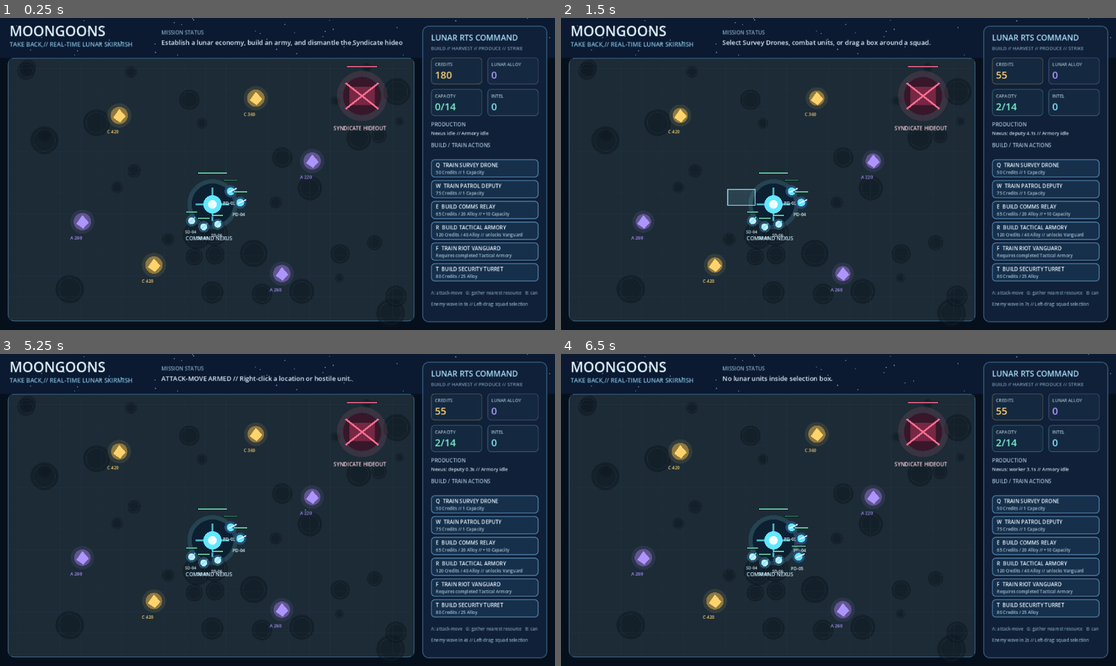
Above: before the commit, frames 1-4 (two rows, left to right).
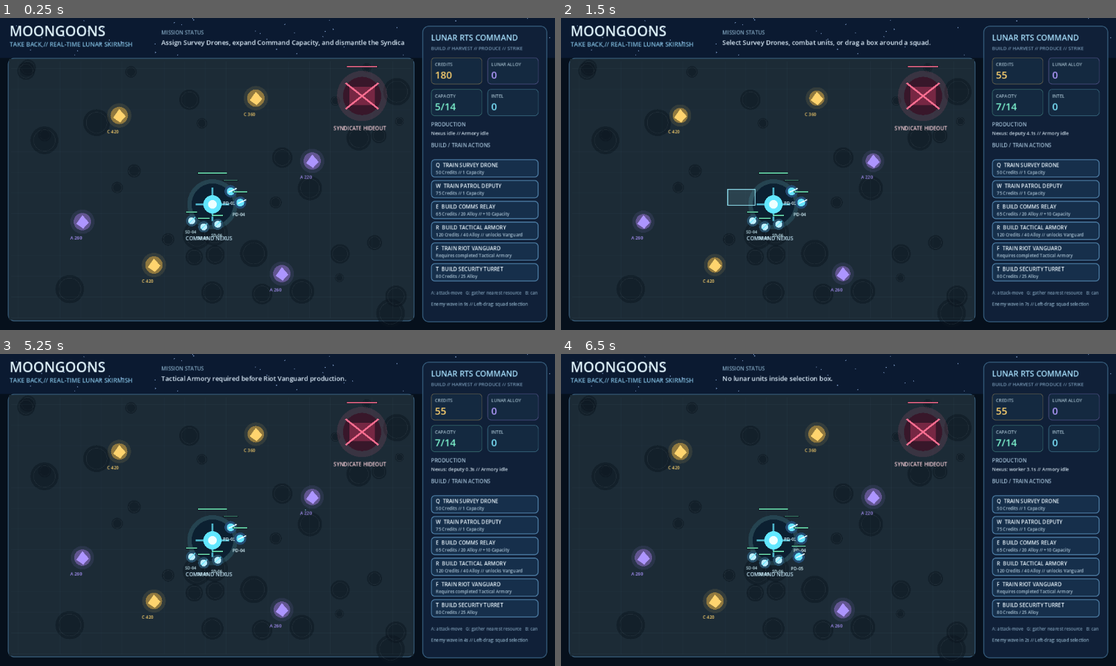
Above: after the commit, the same moments.

Repository: POTD725/MoonGoons-Take-Back
Game: Godot game, scene res://scenes/Main.tscn
Two runs of this game, one before a commit and one after it. Both use one fixed random seed, a clock stepped at 60 frames per second and the inputs below.
Inputs (mouse positions are in pixels of both pictures, inside the frame that each line leads up to):
- Up to frame 1 (0.25 s): no input
- Up to frame 2 (1.5 s): tap Enter at 0.5 s; move the mouse to (960, 158) at 0.52 s; hold W 0.53-1.25 s; tap Q at 0.6 s; click (960, 158) at 0.67 s; tap Space at 1.25 s; drag from (727, 189) to (810, 236) at 1.27 s
- Up to frame 3 (5.25 s): move the mouse to (333, 441) at 2.02 s; hold W 2.03-2.75 s; tap R at 2.1 s; tap Enter at 2.75, 4.25 s; drag from (249, 572) to (111, 463) at 2.77 s; tap Space at 3.5 s; move the mouse to (444, 556) at 3.52 s; hold A 3.53-4.25 s; tap B at 3.6 s; drag from (111, 463) to (194, 432) at 4.27 s; move the mouse to (305, 510) at 5.02 s; hold A from 5.03 s (still down); tap F at 5.1 s; click (305, 510) at 5.17 s
- Up to frame 4 (6.5 s): release A at 5.75 s; drag from (755, 432) to (727, 525) at 5.77 s

The runs differ from the first frame. In frame 1, 0.5% of the frame differs, in the area x 29-80%, y 6-30%; in frame 2, less than 0.1%; in frame 3, 0.4%; in frame 4, less than 0.1%.

Commit message:
Launch RTS scene through supply-aware adapter

Diff:
--- a/scenes/Main.tscn
+++ b/scenes/Main.tscn
@@ -1,6 +1,6 @@
 [gd_scene load_steps=2 format=3]
 
-[ext_resource type="Script" path="res://scripts/moongoons_rts_match.gd" id="1_game"]
+[ext_resource type="Script" path="res://scripts/moongoons_rts_match_launch.gd" id="1_game"]
 
 [node name="MoonGoonsTakeBack" type="Node2D"]
 script = ExtResource("1_game")
